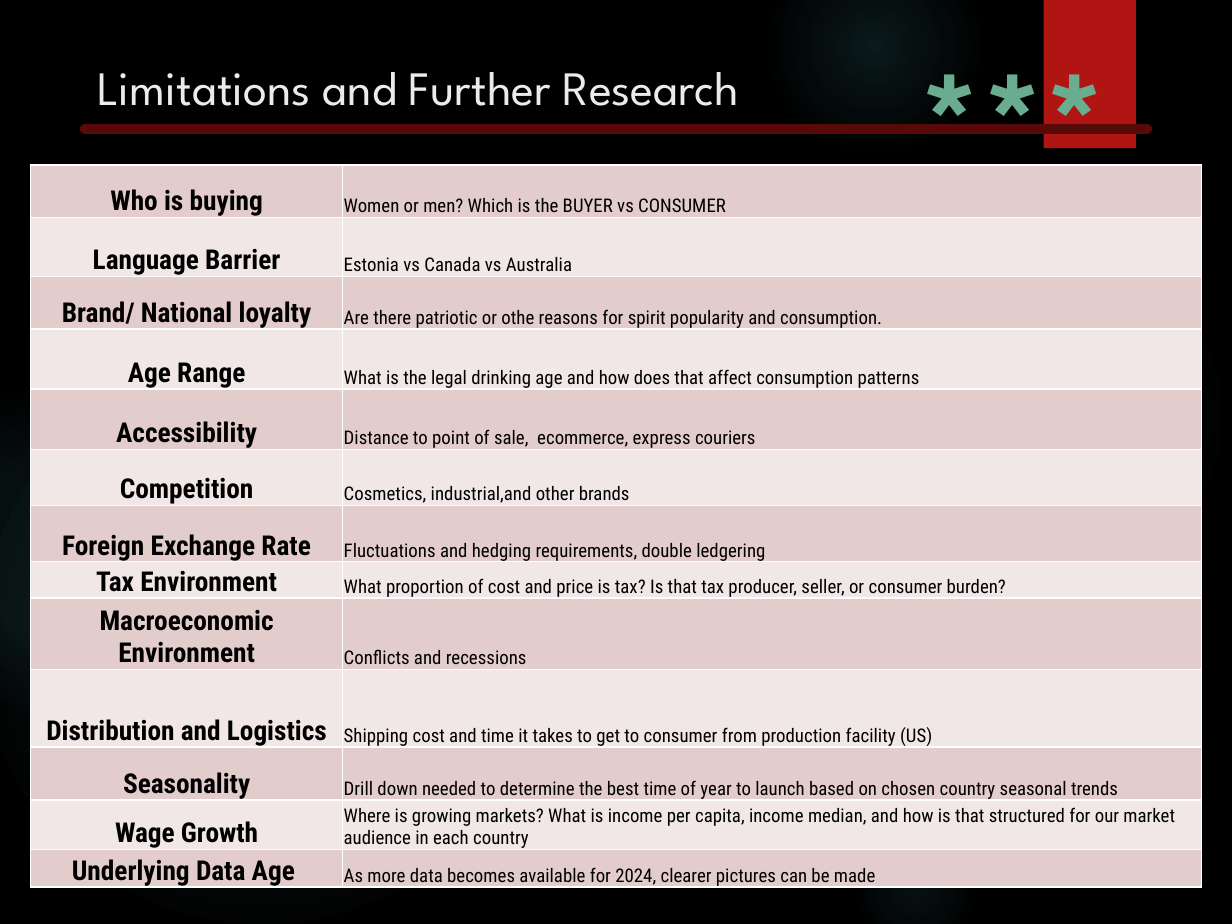
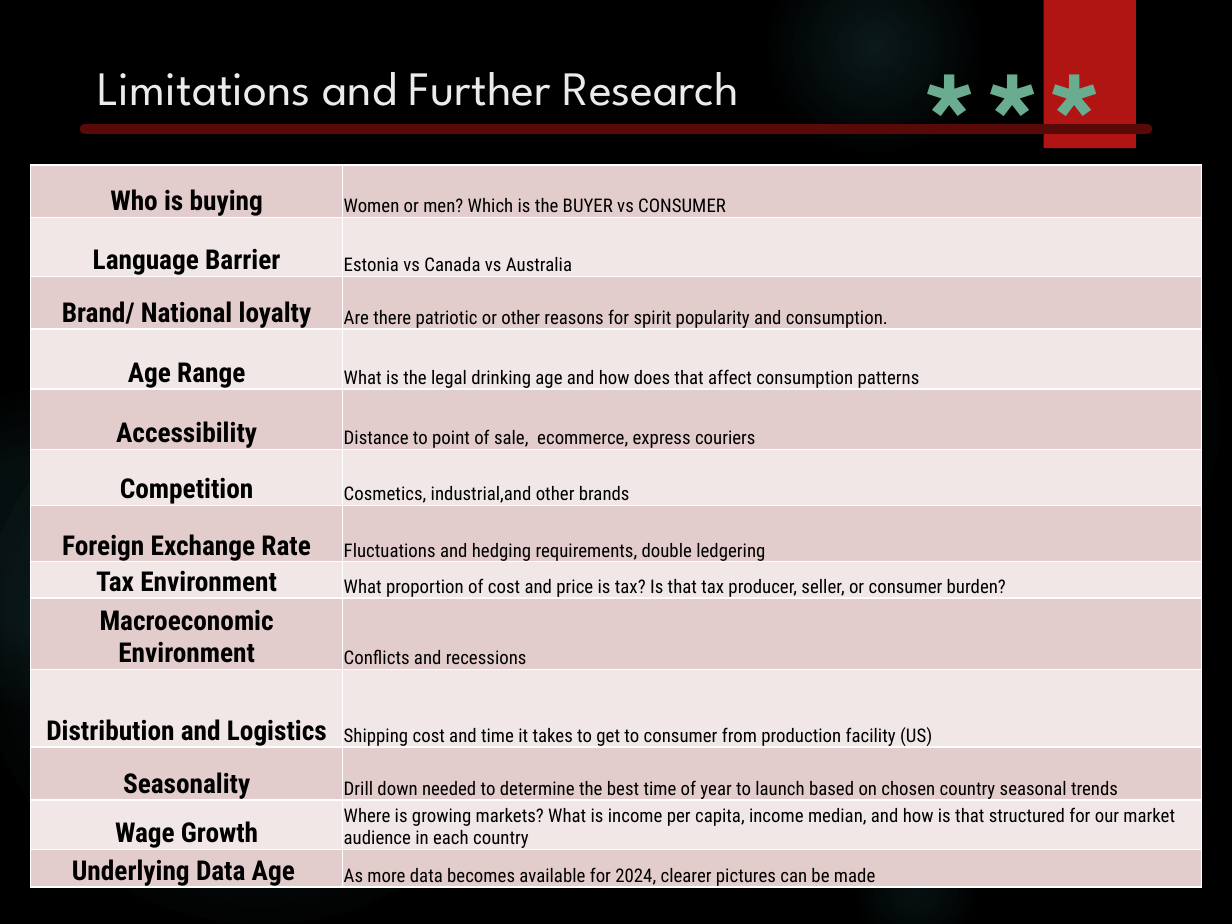
Before and after one commit to ThePennyGoblin/SMU_BootCamp_-Project_1, a slide deck: slide 17 of Marketing Analysis Deck vfinal.pptx. Drawn at 1232x924 pixels with LibreOffice and Linux fonts; fonts in the diff are those of the drawing; background and template pictures are left out. Boxes give left, top, right and bottom in pixels: in the first picture for what was removed or moved away, otherwise in the second. Text is boxed around its words. In the diff, an @@ line names an element or a change of style, - is before the commit and + after.

```diff
--- a/Marketing Analysis Deck vfinal.pptx
+++ b/Marketing Analysis Deck vfinal.pptx
@@ table at (x1=31, y1=165, x2=1201, y2=892) @@
-row 3, column 2: Are there patriotic or othe reasons for spirit popularity and consumption.
+row 3, column 2: Are there patriotic or other reasons for spirit popularity and consumption.
```
Also in this commit, not shown: 3 other slides changed.
